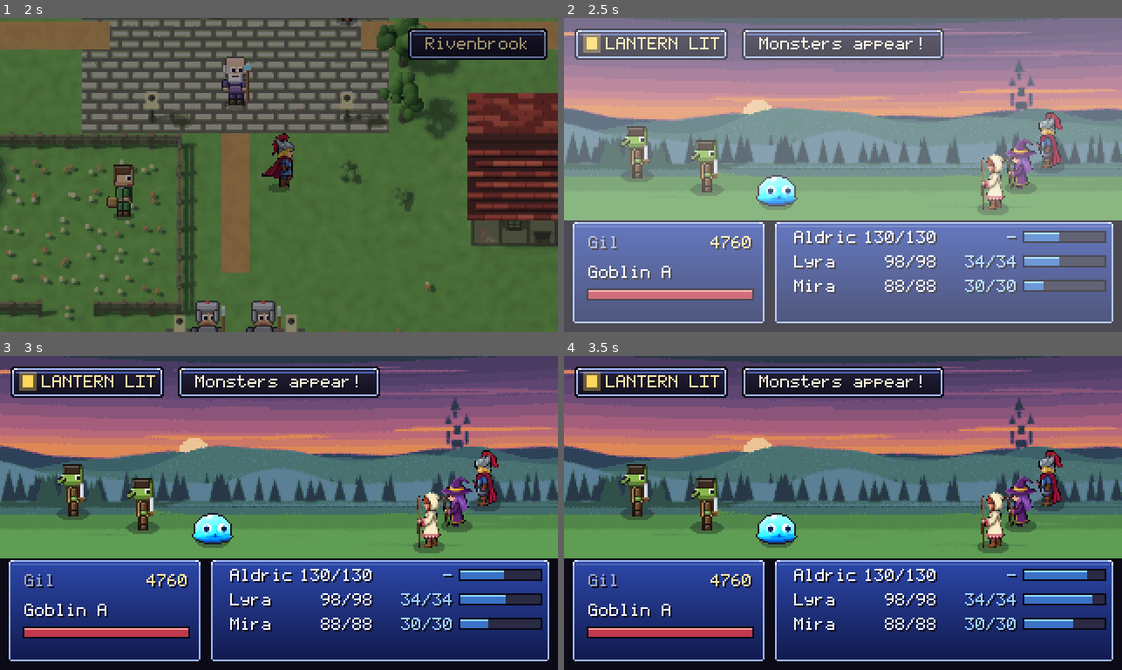
Above: before the commit, frames 1-4 (two rows, left to right).
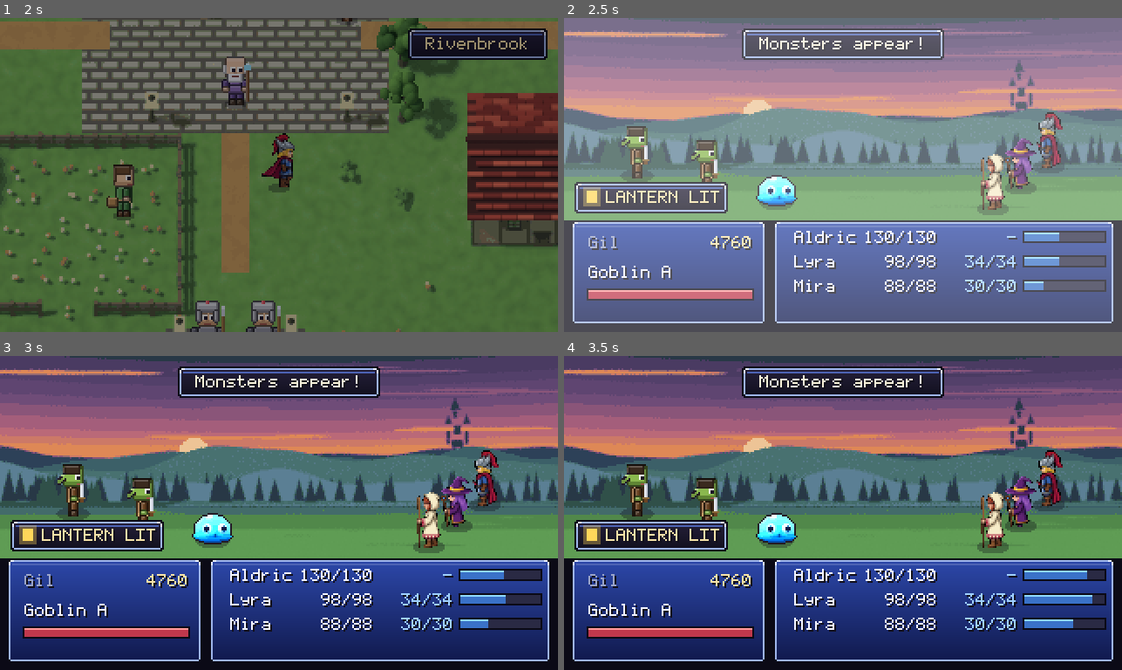
Above: after the commit, the same moments.

Repository: OuterHeavenX/pixelCookTest
Game: Godot game, scene res://scenes/Smoke.tscn
Two runs of this game, one before a commit and one after it. Both use one fixed random seed, a clock stepped at 60 frames per second and the inputs below. This scene is started directly instead of the project's main scene.
Inputs (mouse positions are in pixels of both pictures, inside the frame that each line leads up to):
- Up to frame 1 (2 s): tap Enter at 0.5, 1.35 s; move the mouse to (401, 159) at 0.52 s; hold Right 0.53-1.28 s; tap Z at 0.6 s; click (401, 159) at 0.67 s; tap Space at 0.77, 1.52 s; move the mouse to (167, 190) at 1.27 s; hold Down from 1.28 s (still down)
- Up to frame 2 (2.5 s): move the mouse to (898, 105) at 2.02 s; release Down at 2.03 s; hold Right from 2.03 s (still down); tap X at 2.1 s
- Up to frame 3 (3 s): move the mouse to (251, 575) at 2.77 s; release Right at 2.78 s; hold Up from 2.78 s (still down); tap Backspace at 2.85 s; click (251, 575) at 2.92 s
- Up to frame 4 (3.5 s): keep holding Up; tap Space at 3.02 s

Frame 1 is identical in both runs. In frame 2, 5.5% of the frame differs, in the area x 1-30%, y 3-63%; in frame 3, 5.5%; in frame 4, 5.5%.

Commit message:
Sit the lantern window on the stage floor, clear of the banner
Co-Authored-By: Claude Fable 5.1 <noreply@anthropic.com>
Claude-Session: https://claude.ai/code/session_01UGsANBU6HSJ4hjNuh1FhtL

Diff:
--- a/godot/scripts/BattleMode.gd
+++ b/godot/scripts/BattleMode.gd
@@ -1053,13 +1053,15 @@
 	var panel_y := stage_floor()
 	var panel_h := float(HUD_H - 4)
 
-	# The lantern, top left: the one thing every fight shares.
+	# The lantern, sitting on the stage floor at the left, under the banner's
+	# line and clear of it: the one thing every fight shares.
 	var lamp := "LANTERN LIT" if lantern else "LANTERN OUT"
-	Art.draw_window(c, Rect2(6, 6, Art.text_width(lamp) + 22, 18), "dark")
+	var ly := panel_y - 22.0
+	Art.draw_window(c, Rect2(6, ly, Art.text_width(lamp) + 22, 18), "dark")
 	if lantern:
-		c.draw_rect(Rect2(11, 9, 10, 11), Color(1.0, 0.84, 0.35, 0.35))
-	c.draw_rect(Rect2(13, 11, 6, 7), Color("#ffd75a") if lantern else Color("#3a3a5a"))
-	Art.draw_text(c, lamp, Vector2(24, 11), Color("#f6e2a8") if lantern else Color("#8c8cb8"))
+		c.draw_rect(Rect2(11, ly + 3, 10, 11), Color(1.0, 0.84, 0.35, 0.35))
+	c.draw_rect(Rect2(13, ly + 5, 6, 7), Color("#ffd75a") if lantern else Color("#3a3a5a"))
+	Art.draw_text(c, lamp, Vector2(24, ly + 5), Color("#f6e2a8") if lantern else Color("#8c8cb8"))
 
 	var pr := Art.VW - 200.0
 	Art.draw_window(c, Rect2(pr, panel_y, 196, panel_h))
Not shown, changed: art/godot/godot_barrow_battle.png
Not shown, changed: art/godot/godot_battle_action.png
Not shown, changed: art/godot/godot_battle_command.png
Not shown, changed: art/godot/godot_battle_intro.png
Not shown, changed: art/godot/godot_battle_magic.png
Not shown, changed: art/godot/godot_battle_target.png
Not shown, changed: art/godot/godot_end2_card.png
Not shown, changed: art/godot/godot_ending_card.png
Not shown, changed: art/godot/godot_mere_battle.png
Not shown, changed: art/godot/godot_title.png
Not shown, changed: index.html
Not shown, changed: src/game.js
